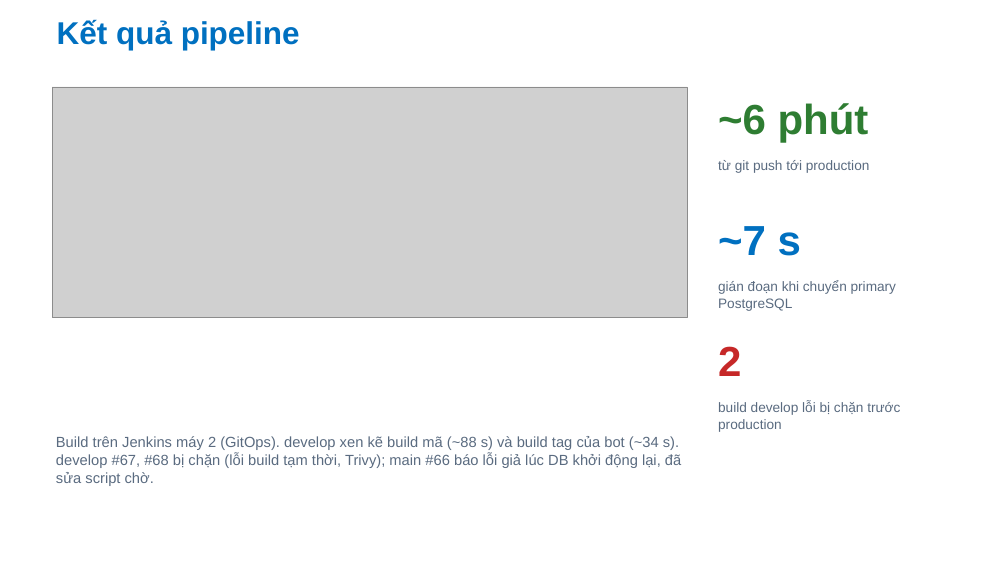
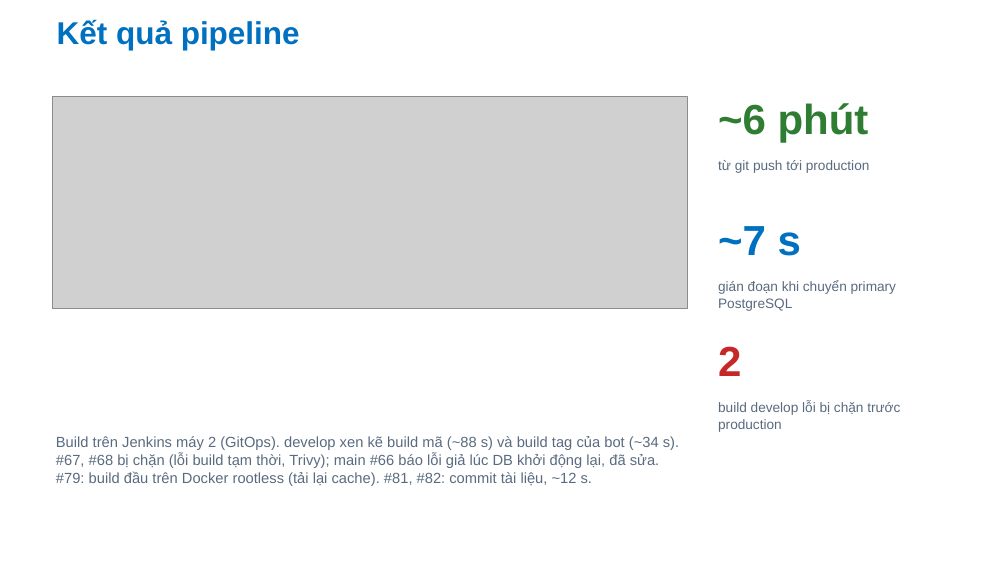
Before and after one commit to Anpham120/restaurant-management-system, a slide deck: slide 11 of docs/bao-cao/Slide_TrienKhaiPhanMem_AtlasRestaurant.pptx. Drawn at 1008x567 pixels with LibreOffice and Linux fonts; fonts in the diff are those of the drawing; grey boxes stand for pictures; background and template pictures are left out. Boxes give left, top, right and bottom in pixels: in the first picture for what was removed or moved away, otherwise in the second. Text is boxed around its words. In the diff, an @@ line names an element or a change of style, - is before the commit and + after.

```diff
--- a/docs/bao-cao/Slide_TrienKhaiPhanMem_AtlasRestaurant.pptx
+++ b/docs/bao-cao/Slide_TrienKhaiPhanMem_AtlasRestaurant.pptx
@@ picture: place and size @@
-picture at [52,87,687,318]
+picture at [52,97,687,309]
@@ text at [56,436,679,486]: text changed @@
-Build trên Jenkins máy 2 (GitOps). develop xen kẽ build mã (~88 s) và build tag của bot (~34 s). develop #67, #68 bị chặn (lỗi build tạm thời, Trivy); main #66 báo lỗi giả lúc DB khởi động lại, đã sửa script chờ.
+Build trên Jenkins máy 2 (GitOps). develop xen kẽ build mã (~88 s) và build tag của bot (~34 s). #67, #68 bị chặn (lỗi build tạm thời, Trivy); main #66 báo lỗi giả lúc DB khởi động lại, đã sửa. #79: build đầu trên Docker rootless (tải lại cache). #81, #82: commit tài liệu, ~12 s.
```
Also in this commit, not shown: 9 other slides changed, 1 other file.
